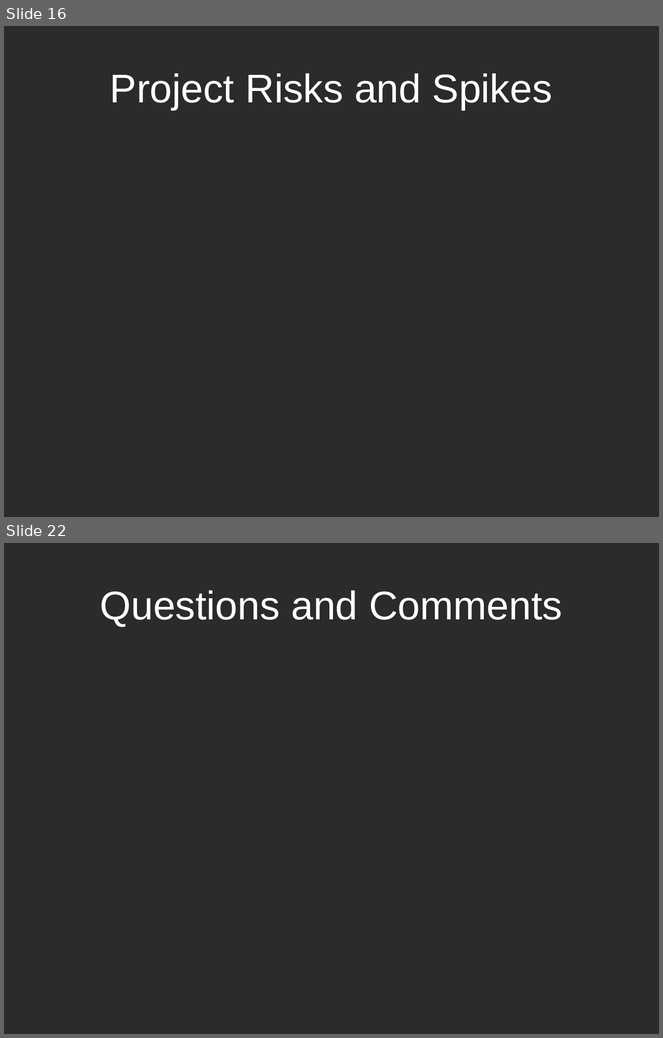
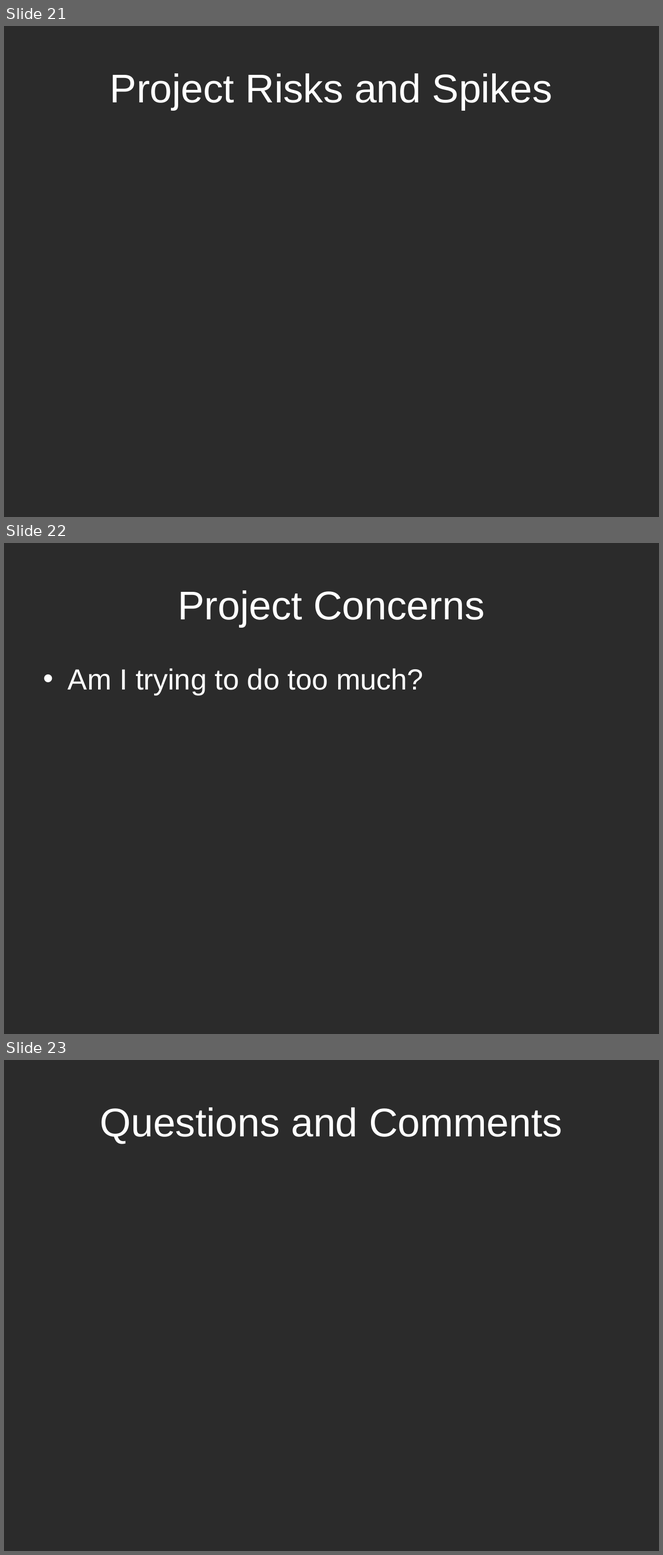
Before and after one commit to k0emt/macts, a slide deck: portfolio/PresentationInception.pptx. Shown one above the other, each under a label of ours: slides 16 and 22 before the commit, slides 21, 22 and 23 after it; the slides between them are not shown. The pictures are 663x1038 and 663x1555 pixels, drawn with LibreOffice and Linux fonts; fonts in the diff are those of the drawing; background and template pictures are left out; a plain dark background stands for a picture behind light text. Boxes give left, top, right and bottom in pixels: in the first picture for what was removed or moved away, otherwise in the second. Text is boxed around its words. In the diff, an @@ line names an element or a change of style, - is before the commit and + after.

```diff
--- a/portfolio/PresentationInception.pptx
+++ b/portfolio/PresentationInception.pptx
@@ slide 22 added at box(4, 543, 659, 1034), background picture (left out) @@
@@ title added at box(178, 590, 484, 627), 44 pt, text #FFFFFF @@
+Project Concerns
@@ text added at box(68, 668, 424, 695), 32 pt, text #FFFFFF @@
+• Am I trying to do too much?
@@ what was slide 16 is now slide 21 @@
@@ what was slide 22 is now slide 23 @@
```
Also in this commit, not shown: 4 slides changed, 1 other file.
